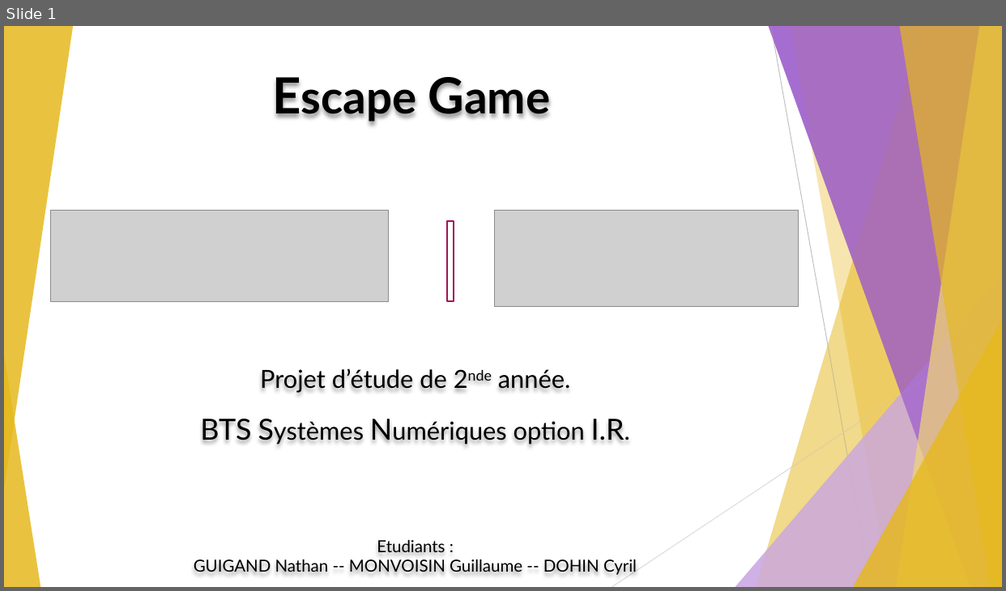
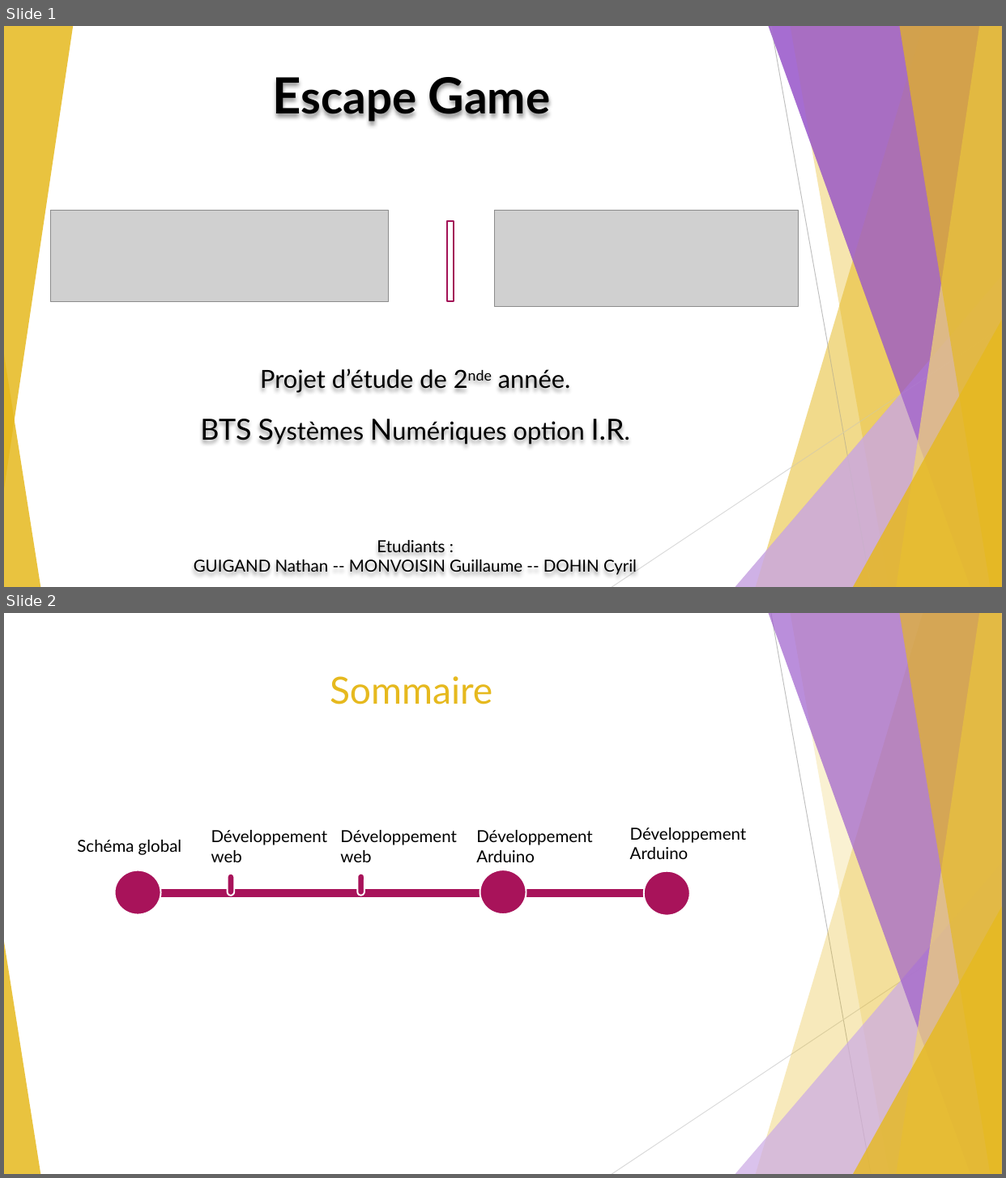
Before and after one commit to GuiguiMvn/Systeme-Escape-Game-Telethon, a slide deck: Cyril/Projet Théléton.pptx. Shown one above the other, each under a label of ours: slide 1 before the commit, slides 1 and 2 after it. The pictures are 1006x591 and 1006x1178 pixels, drawn with LibreOffice and Linux fonts; fonts in the diff are those of the drawing; grey boxes stand for pictures. Boxes give left, top, right and bottom in pixels: in the first picture for what was removed or moved away, otherwise in the second. Text is boxed around its words. In the diff, an @@ line names an element or a change of style, - is before the commit and + after.

```diff
--- a/Cyril/Projet Théléton.pptx
+++ b/Cyril/Projet Théléton.pptx
@@ slide 2 added at (4, 613, 1002, 1174), background #FFFFFF; not listed: 7 template elements that a slide beside it also shows @@
@@ line added from (771, 613) to (871, 1174), #BFBFBF 0.75 pt @@
@@ title added at (330, 676, 492, 705), 36 pt, text #E6B91E @@
+Sommaire
@@ text added at (211, 830, 328, 862), 16 pt, text #000000 @@
+Développement web
@@ text added at (340, 830, 457, 862), 16 pt, text #000000 @@
+Développement web
@@ text added at (476, 830, 593, 862), 16 pt, text #000000 @@
+Développement Arduino
@@ text added at (630, 828, 747, 859), 16 pt, text #000000 @@
+Développement Arduino
@@ text added at (77, 840, 182, 855), 16 pt, text #000000 @@
+Schéma global
@@ ellipse added at (115, 871, 161, 914), fill #A8135A, outline #FFFFFF 1.5 pt @@
@@ pill shape added at (227, 874, 234, 895), fill #A8135A, outline #FFFFFF 1.5 pt @@
@@ pill shape added at (357, 874, 364, 895), fill #A8135A, outline #FFFFFF 1.5 pt @@
@@ ellipse added at (480, 870, 526, 914), fill #A8135A, outline #FFFFFF 1.5 pt @@
@@ ellipse added at (644, 871, 691, 915), fill #A8135A, outline #FFFFFF 1.5 pt @@
@@ rectangle added at (140, 888, 683, 898), fill #A8135A, outline #FFFFFF 1.5 pt @@
@@ line added from (1002, 914) to (612, 1174), #D9D9D9 0.75 pt @@
@@ triangle added at (4, 942, 40, 1174), fill #E6B91E at 85% opacity @@
```
Also in this commit, not shown: 5 slides changed, 1 slide removed.
